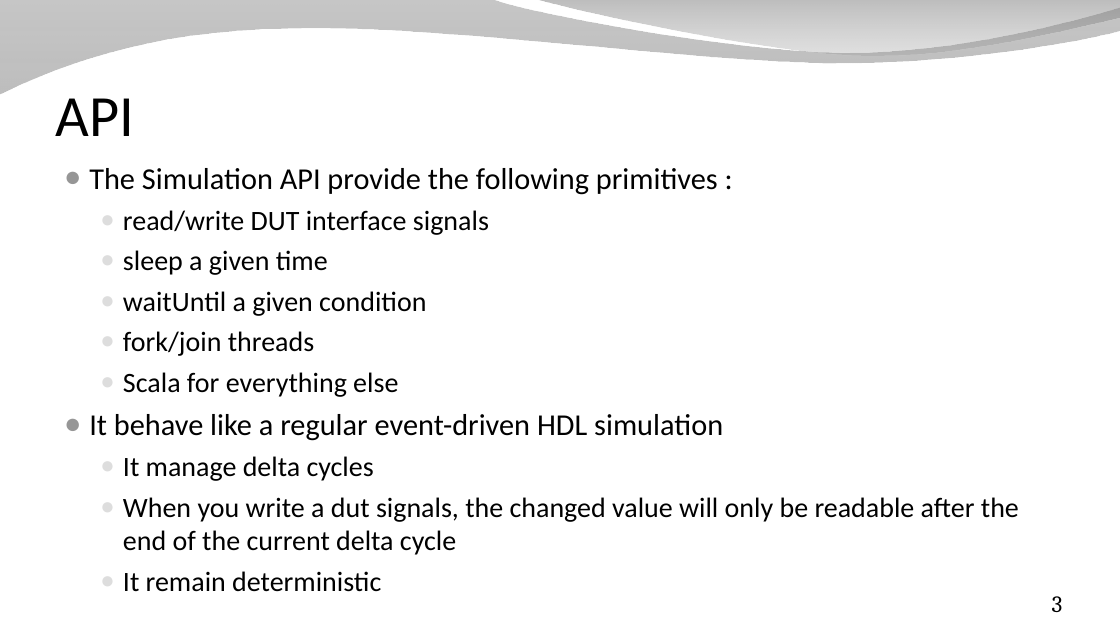
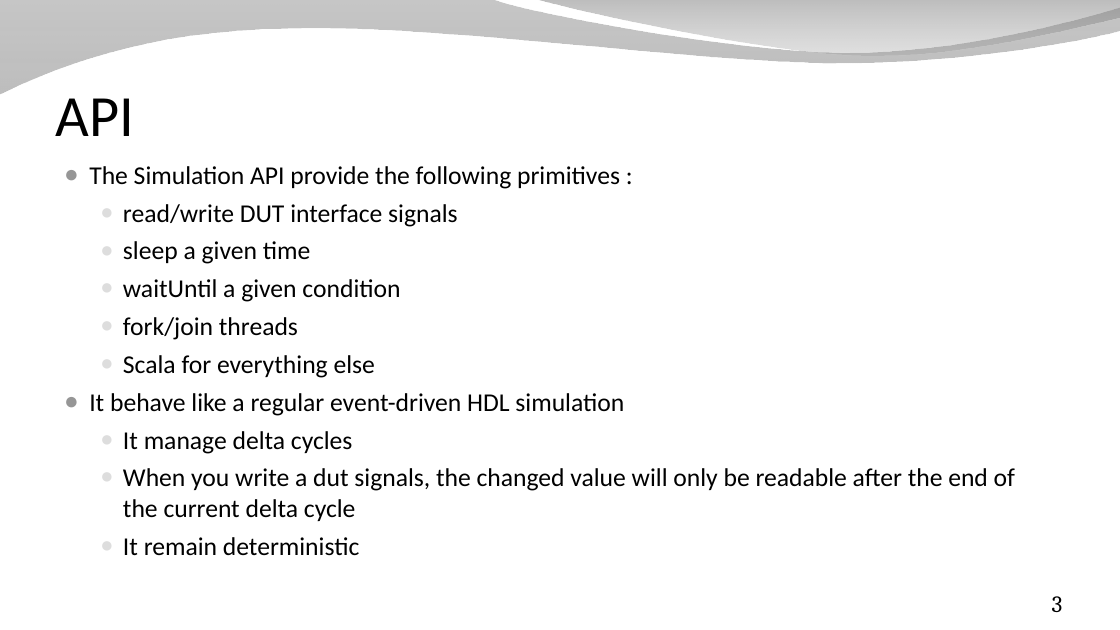
Before and after one commit to SpinalHDL/SpinalDoc, a slide deck: slide 3 of presentation/en/workshop/sim.odp. Drawn at 1120x630 pixels with LibreOffice and Linux fonts; fonts in the diff are those of the drawing; background and template pictures are left out. Boxes give left, top, right and bottom in pixels: in the first picture for what was removed or moved away, otherwise in the second. Text is boxed around its words. In the diff, an @@ line names an element or a change of style, - is before the commit and + after.

```diff
--- a/presentation/en/workshop/sim.odp
+++ b/presentation/en/workshop/sim.odp
@@ text "The Simulation API provide the ..." at (x1=89, y1=166, x2=1015, y2=556): size 26 to 22 pt in "The Simulation API provide the following primitives ...", "It behave like a regular event-driven HDL ..."; size 24 to 22 pt in "read/write DUT interface signals", "sleep a given time", "waitUntil a given condition", "fork/join threads" and 4 more places @@
```
Also in this commit, not shown: 5 other slides changed, 1 slide added, 11 other files.
